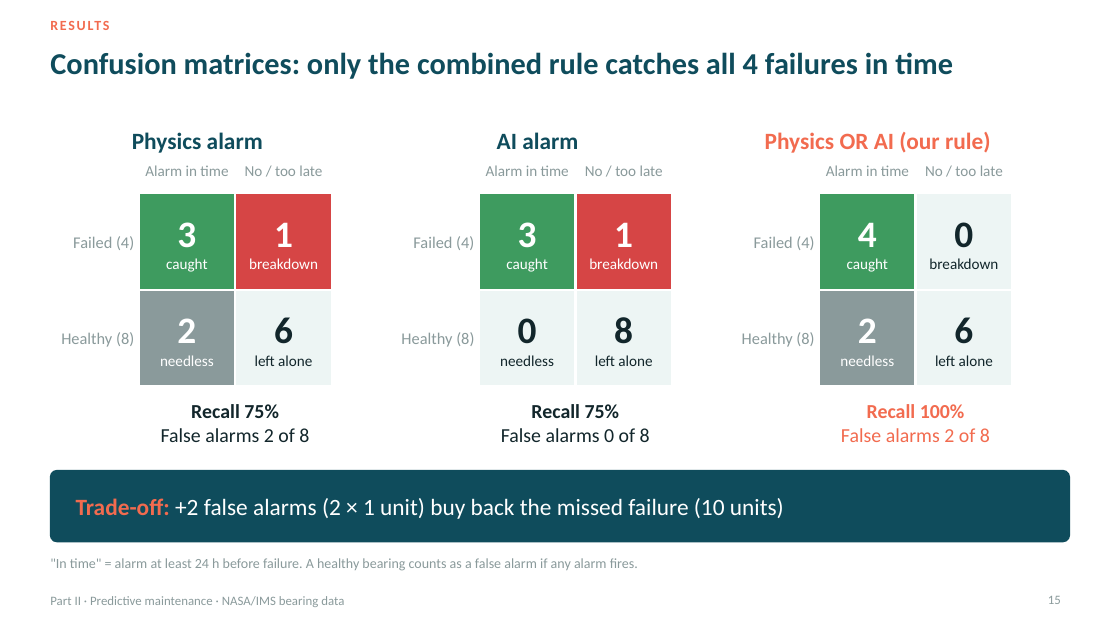
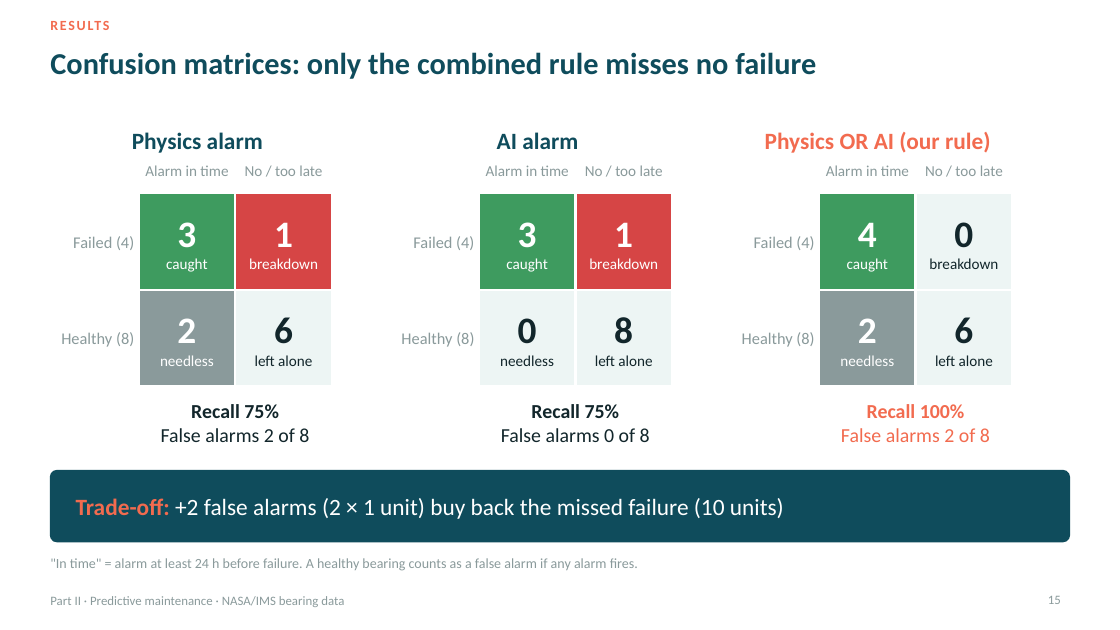
Before and after one commit to Adrian-Jotham/AISmartFactory, a slide deck: slide 15 of final.pptx. Drawn at 1120x630 pixels with LibreOffice and Linux fonts; fonts in the diff are those of the drawing. Boxes give left, top, right and bottom in pixels: in the first picture for what was removed or moved away, otherwise in the second. Text is boxed around its words. In the diff, an @@ line names an element or a change of style, - is before the commit and + after.

```diff
--- a/final.pptx
+++ b/final.pptx
@@ title at [50, 52, 816, 79]: text changed @@
-Confusion matrices: only the combined rule catches all 4 failures in time
+Confusion matrices: only the combined rule misses no failure
```
Also in this commit, not shown: 9 other slides changed, 1 other file.
